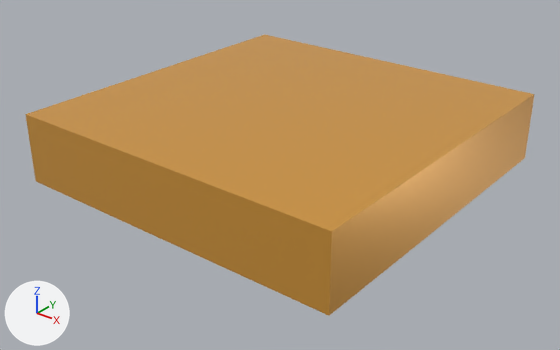
Before and after pictures for a commit that changed the glTF model public/models/tile-sidewalk-straight.glb.
Both versions are drawn from a 50 mm lens placed at (37.3, -47.7, 22.8), pointed at (0.3, -1.5, -5.9). The lights are fixed; the arrows at lower left show +X, +Y and +Z. Where no turn or scale is listed for an object, it has been applied to the vertices.

Script lines for the objects in view, before the commit:
```python
me_tile_sidewalk_straight = bpy.data.meshes.new('tile-sidewalk-straight')
me_tile_sidewalk_straight.from_pydata(...)  # 20 vertices, 34 faces; spans x -15.0..15.0, y -15.0..15.0, z -6.0..0.0
me_tile_sidewalk_straight.materials.append(mat_lowpoly_colors)  # orange #e7a747
ob_tile_sidewalk_straight = bpy.data.objects.new('tile-sidewalk-straight', me_tile_sidewalk_straight)
ob_tile_sidewalk_straight.location = (0.0, 0.0, 0.0)
```
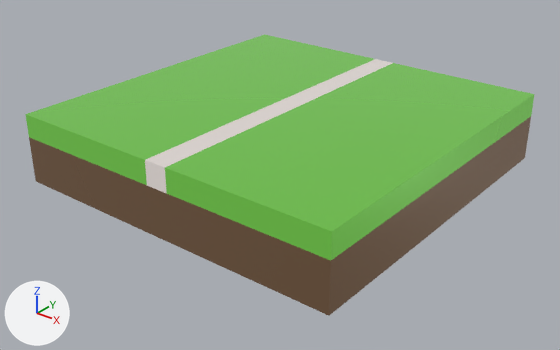
Patch to the scene script:
```diff
--- a/public/models/tile-sidewalk-straight.glb.py
+++ b/public/models/tile-sidewalk-straight.glb.py
@@ img_base @@
+img_base = load_image('base', '_unpacked/base', 1024, 1024, 'sRGB')
@@ mat_lowpoly_colors_001 @@
+mat_lowpoly_colors_001 = bpy.data.materials.new('LOWPOLY-COLORS.001')
+# uses the picture img_base
@@ me_tile_sidewalk_straight @@
 me_tile_sidewalk_straight.from_pydata(...)  # 20 vertices, 34 faces; spans x -15.0..15.0, y -15.0..15.0, z -6.0..0.0
-me_tile_sidewalk_straight.materials.append(mat_lowpoly_colors)  # orange #e7a747
+me_tile_sidewalk_straight.materials.append(mat_lowpoly_colors_001)
```

Boxes (x1, y1, x2, y2) around the edits, measured in the pictures (560 x 350 px):
'tile-sidewalk-straight', recoloured: (25, 34, 535, 316) in both
